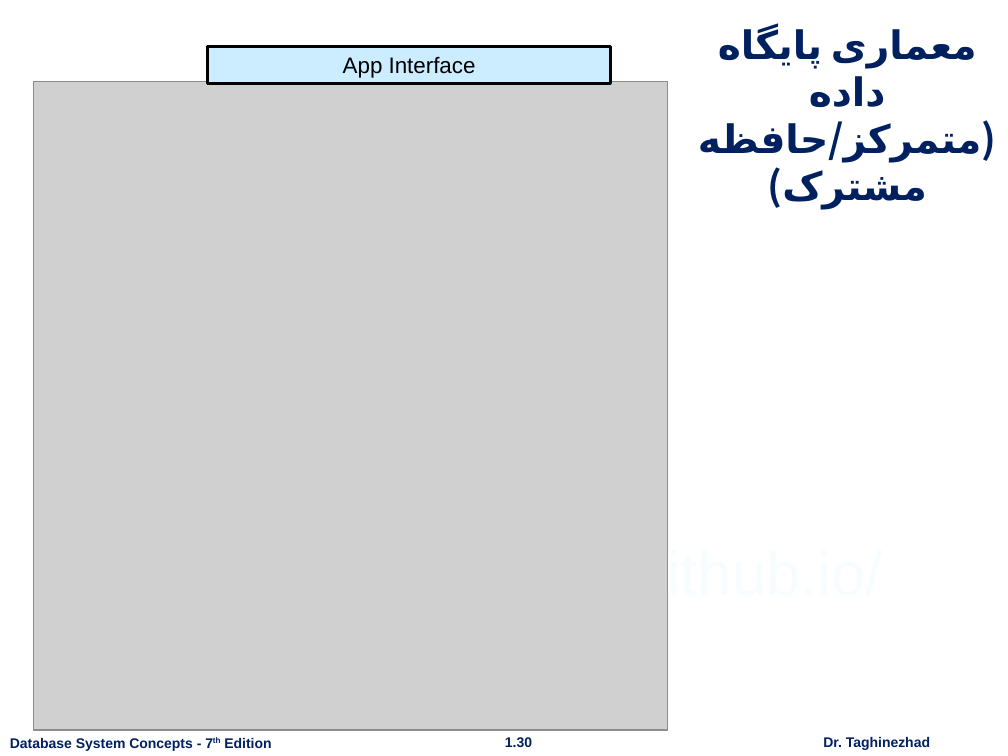
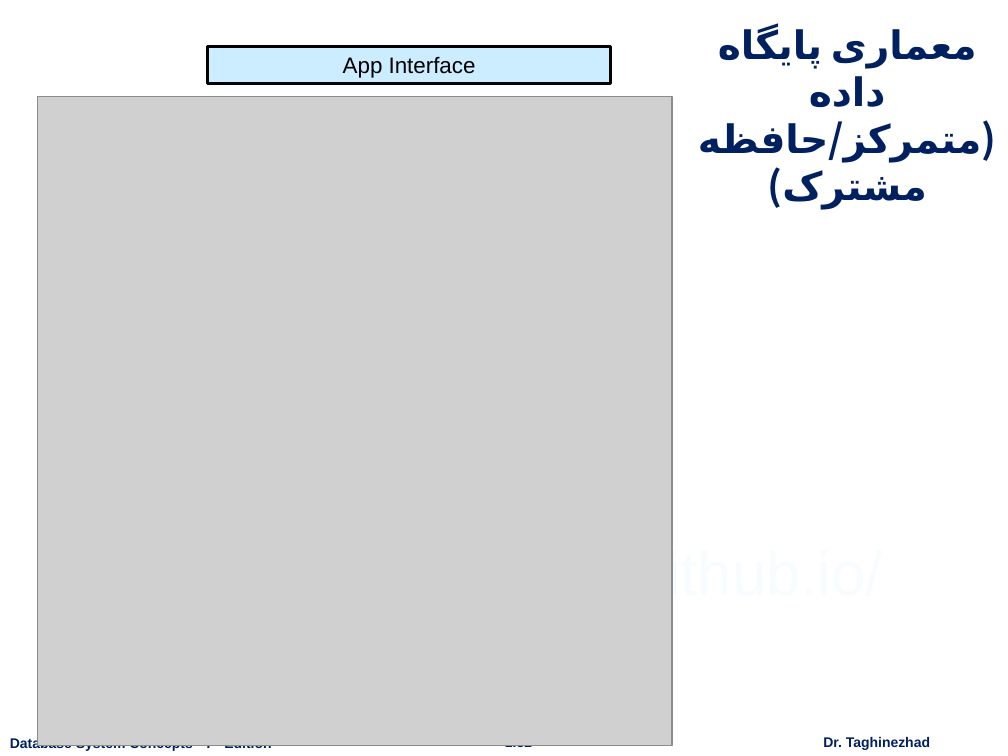
Before and after one commit to ataghinezhad/ataghinezhad.github.io, a slide deck: slide 32 of courses/downloads/temp/Database_Lec1.pptx (slide 30 before the commit). Drawn at 1008x756 pixels with LibreOffice and Linux fonts; fonts in the diff are those of the drawing; grey boxes stand for pictures; background and template pictures are left out. Boxes give left, top, right and bottom in pixels: in the first picture for what was removed or moved away, otherwise in the second. Text is boxed around its words. In the diff, an @@ line names an element or a change of style, - is before the commit and + after.

```diff
--- a/courses/downloads/temp/Database_Lec1.pptx
+++ b/courses/downloads/temp/Database_Lec1.pptx
@@ picture: place and size @@
-picture at <box>33,82,667,731</box>
+picture at <box>37,97,671,746</box>
@@ page number at <box>505,745,532,751</box>: text changed @@
-1.30
+1.32
```
Also in this commit, not shown: 1 other slide changed, 7 slides added, 2 slides removed.
